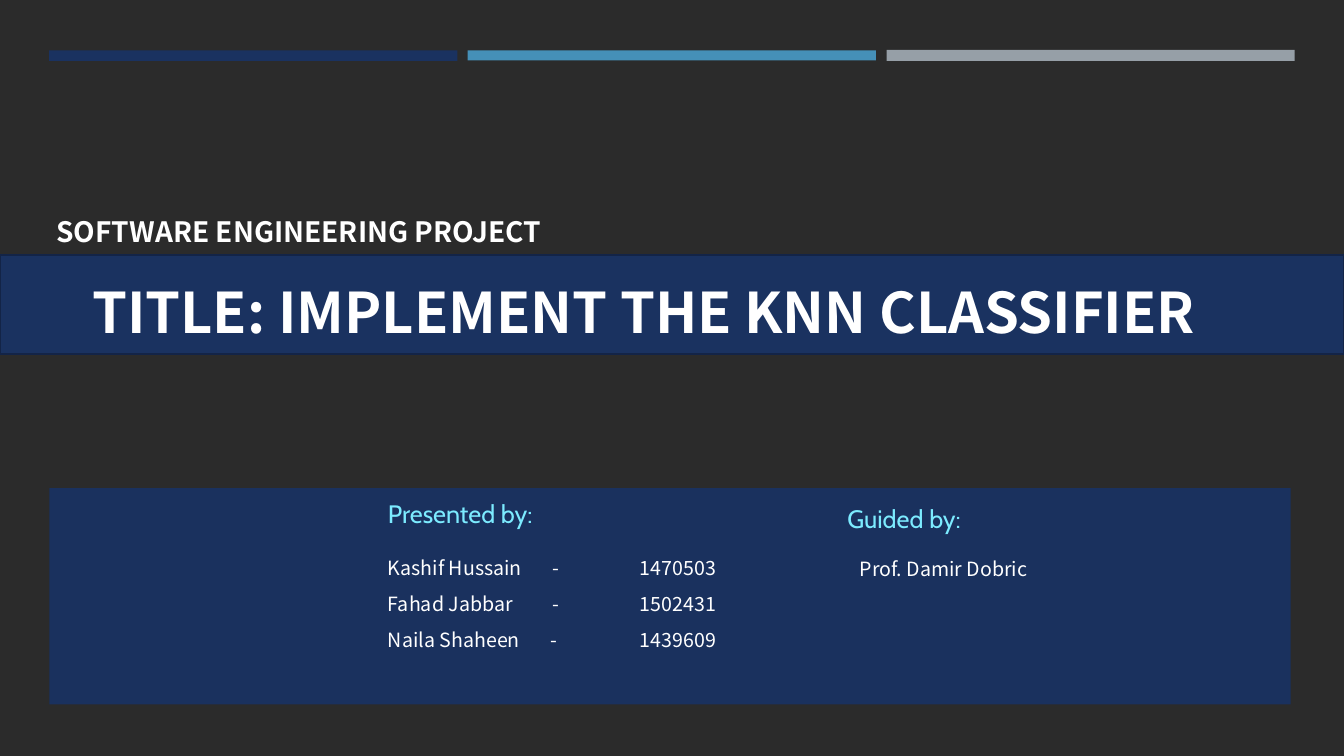
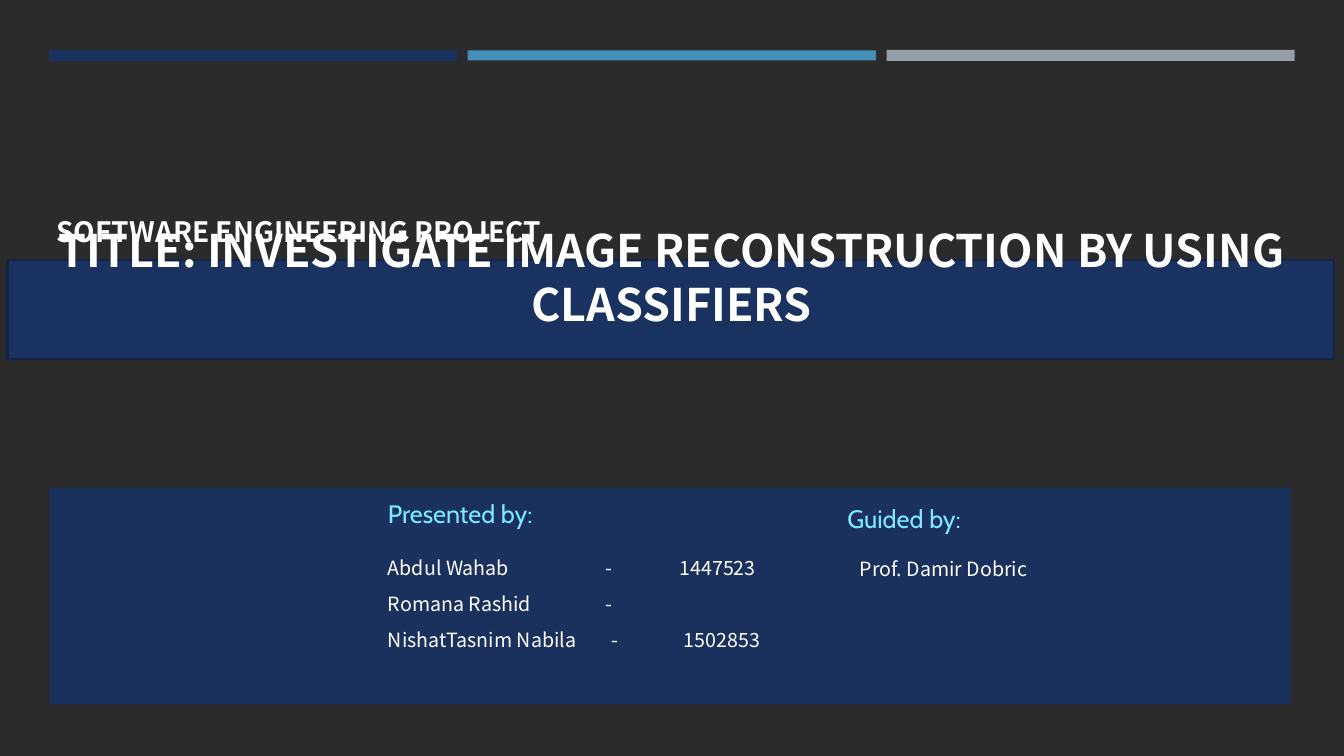
Before and after one commit to Abwahab55/neocortexapi-AppHorozon, a slide deck: slide 1 of source/MySEProject/Documentation/PPT_ML 2425-01 Investigate Image Reconstruction by Using Classifiers.pptx. Drawn at 1344x756 pixels with LibreOffice and Linux fonts; fonts in the diff are those of the drawing; background and template pictures are left out; a plain dark background stands for a picture behind light text. Boxes give left, top, right and bottom in pixels: in the first picture for what was removed or moved away, otherwise in the second. Text is boxed around its words. In the diff, an @@ line names an element or a change of style, - is before the commit and + after.

```diff
--- a/source/MySEProject/Documentation/PPT_ML 2425-01 Investigate Image Reconstruction by Using Classifiers.pptx
+++ b/source/MySEProject/Documentation/PPT_ML 2425-01 Investigate Image Reconstruction by Using Classifiers.pptx
@@ title at <box>58,222,1284,322</box>: text changed; size 40 to 32 pt @@
-TITLE: IMPLEMENT THE KNN CLASSIFIER
+TITLE: INVESTIGATE IMAGE RECONSTRUCTION BY USING CLASSIFIERS
@@ rectangle: place and size @@
-rectangle at <box>0,255,1344,354</box>
+rectangle at <box>8,260,1335,359</box>
@@ text at <box>388,559,760,648</box>: text changed @@
-Kashif Hussain - 1470503
-Fahad Jabbar - 1502431
-Naila Shaheen - 1439609
+Abdul Wahab - 1447523
+Romana Rashid -
+NishatTasnim Nabila - 1502853
```
Also in this commit, not shown: 1 other slide changed.
